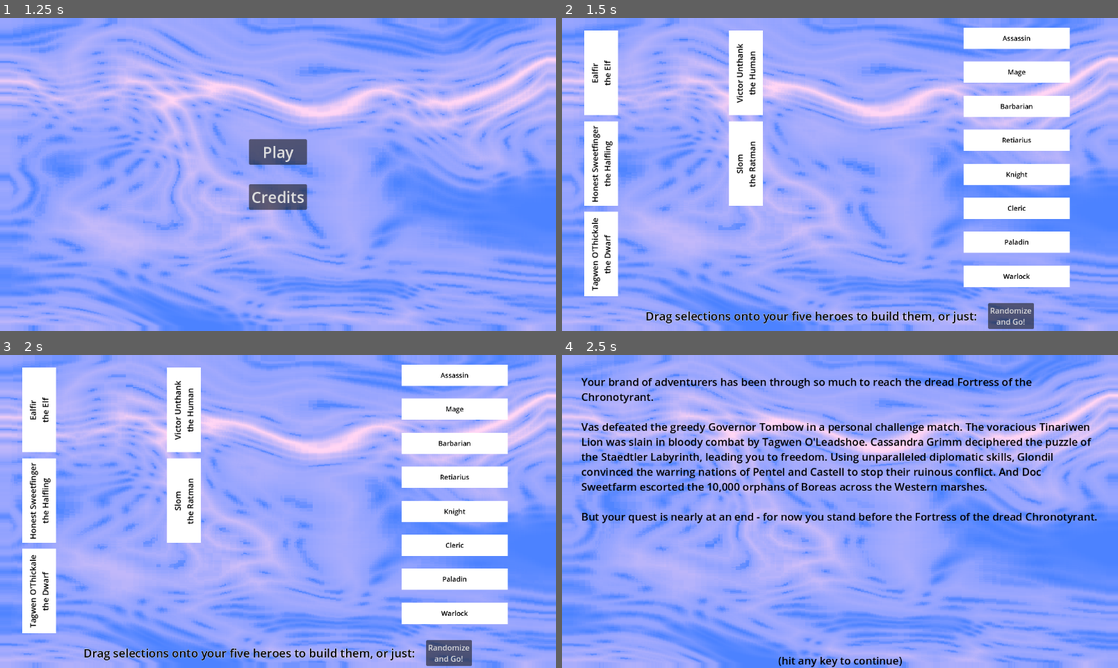
Above: before the commit, frames 1-4 (two rows, left to right).
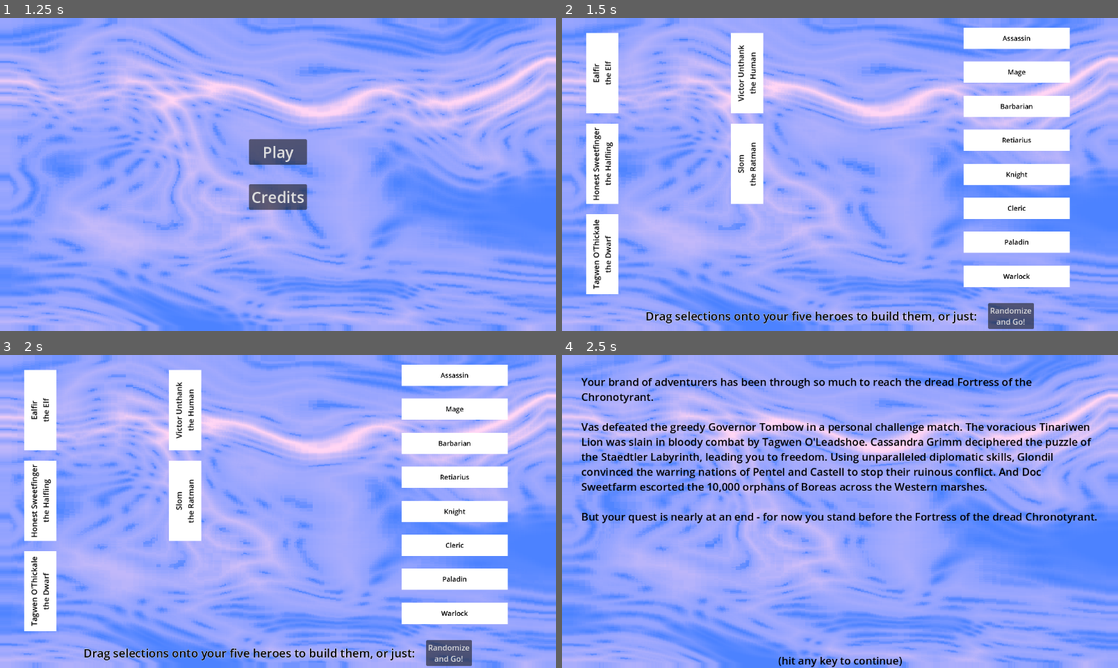
Above: after the commit, the same moments.

Repository: Habidakus/wild-jam-78-erase
Game: Godot game, scene res://Scenes/main.tscn
Two runs of this game, one before a commit and one after it. Both use one fixed random seed, a clock stepped at 60 frames per second and the inputs below. The engine's default icon, where the game draws it, is replaced by a stand-in: a white triangle on a blue panel in a dark square.
Inputs (mouse positions are in pixels of both pictures, inside the frame that each line leads up to):
- Up to frame 1 (1.25 s): tap Enter at 0.5 s; move the mouse to (400, 158) at 0.52 s; click (400, 158) at 0.67 s
- Up to frame 2 (1.5 s): click "Play" at 1.25 s
- Up to frame 3 (2 s): no input
- Up to frame 4 (2.5 s): click "Randomize and Go!" at 2 s

Frame 1 is identical in both runs. In frame 2, 2.3% of the frame differs, in the area x 4-37%, y 4-89%; in frame 3, 2.3%; in frame 4, nothing differs.

Commit message:
Added better summary tooltips to the party creation screen

Diff:
--- a/Scenes/hero_assembly_container.tscn
+++ b/Scenes/hero_assembly_container.tscn
@@ -81,3 +81,10 @@
 anchor_bottom = 1.0
 grow_horizontal = 2
 grow_vertical = 2
+
+[connection signal="mouse_entered" from="Species/ColorRect" to="." method="_on_species_hover_start"]
+[connection signal="mouse_exited" from="Species/ColorRect" to="." method="_on_species_hover_stop"]
+[connection signal="mouse_entered" from="Class/ColorRect" to="." method="_on_class_hover_start"]
+[connection signal="mouse_exited" from="Class/ColorRect" to="." method="_on_class_hover_stop"]
+[connection signal="mouse_entered" from="Equipment/ColorRect" to="." method="_on_equipment_hover_start"]
+[connection signal="mouse_exited" from="Equipment/ColorRect" to="." method="_on_color_equipment_hover_stop"]
--- a/Scenes/main.tscn
+++ b/Scenes/main.tscn
@@ -465,7 +465,6 @@
 horizontal_alignment = 1
 
 [node name="Game" type="Control" parent="OverStateMachine"]
-visible = false
 layout_mode = 3
 anchors_preset = 15
 anchor_right = 1.0
@@ -1034,7 +1033,6 @@
 script = ExtResource("4_jdfnt")
 
 [node name="Tooltip" type="Control" parent="OverStateMachine/Game"]
-visible = false
 top_level = true
 layout_mode = 1
 anchors_preset = 7
@@ -1081,6 +1079,53 @@
 layout_mode = 2
 fit_content = true
 
+[node name="Summary" type="Control" parent="OverStateMachine/Game"]
+top_level = true
+layout_mode = 1
+anchors_preset = 7
+anchor_left = 0.5
+anchor_top = 1.0
+anchor_right = 0.5
+anchor_bottom = 1.0
+offset_left = -226.0
+offset_top = -261.0
+offset_right = 224.0
+offset_bottom = -46.0
+grow_horizontal = 2
+grow_vertical = 0
+
+[node name="NinePatchRect" type="NinePatchRect" parent="OverStateMachine/Game/Summary"]
+layout_mode = 1
+anchors_preset = 15
+anchor_right = 1.0
+anchor_bottom = 1.0
+grow_horizontal = 2
+grow_vertical = 2
+texture = ExtResource("17_llpd5")
+region_rect = Rect2(0, 0, 64, 64)
+patch_margin_left = 24
+patch_margin_top = 24
+patch_margin_right = 24
+patch_margin_bottom = 24
+axis_stretch_horizontal = 1
+axis_stretch_vertical = 1
+
+[node name="MarginContainer" type="MarginContainer" parent="OverStateMachine/Game/Summary"]
+layout_mode = 1
+anchors_preset = 15
+anchor_right = 1.0
+anchor_bottom = 1.0
+grow_horizontal = 2
+grow_vertical = 2
+theme_override_constants/margin_left = 20
+theme_override_constants/margin_top = 20
+theme_override_constants/margin_right = 20
+theme_override_constants/margin_bottom = 20
+
+[node name="TooltipTextArea" type="RichTextLabel" parent="OverStateMachine/Game/Summary/MarginContainer"]
+layout_mode = 2
+fit_content = true
+
 [connection signal="button_up" from="OverStateMachine/Menu/VBoxContainer/PlayButton" to="OverStateMachine/Menu" method="_on_button_button_up"]
 [connection signal="button_up" from="OverStateMachine/Menu/VBoxContainer/CreditsButton" to="OverStateMachine/Menu" method="_on_credits_button_up"]
 [connection signal="button_up" from="OverStateMachine/Game/GameStateMachine/PreGame/RandomButton" to="OverStateMachine/Game/GameStateMachine/PreGame" method="_on_random_button_button_up"]
--- a/Scenes/unit_mod_container.tscn
+++ b/Scenes/unit_mod_container.tscn
@@ -42,3 +42,5 @@
 mouse_filter = 2
 
 [connection signal="gui_input" from="." to="." method="_on_gui_input"]
+[connection signal="mouse_entered" from="." to="." method="_on_hover_on_event"]
+[connection signal="mouse_exited" from="." to="." method="_on_hover_off_event"]
--- a/Scripts/attack_stats.gd
+++ b/Scripts/attack_stats.gd
@@ -128,6 +128,73 @@
 			return UnitStats.select_two_lowest_amount(targets, func(a : UnitStats) : return a.armor if a.armor > 0 else 0 - a.current_health)
 	return []
 
+func get_targetting_summary() -> String:
+	var side_string_solo : String = "ally" if acts_on_allies else "foe"
+	var side_string_plural : String = "allies" if acts_on_allies else "foes"
+	match attack_target:
+		AttackTarget.SELF:
+			return "ourself"
+		AttackTarget.FRONT_MOST:
+			return "next " + side_string_solo + " to act"
+		AttackTarget.FIRST_TWO:
+			return "next " + side_string_plural + " to act"
+		AttackTarget.REAR_MOST:
+			return "slowest " + side_string_solo
+		AttackTarget.TWO_REAR_MOST:
+			return "slowest " + side_string_plural
+		AttackTarget.ANY:
+			return "any " + side_string_solo
+		AttackTarget.MOST_VULNERABLE:
+			return "most vulnerable " + side_string_solo
+		AttackTarget.CLOSEST_TO_DEATH:
+			return side_string_solo + " closest to death"
+		AttackTarget.ANY_WOUNDED:
+			return "any wounded " + side_string_solo
+		AttackTarget.FARTHEST_FROM_DEATH:
+			return "least wounded " + side_string_solo
+		AttackTarget.TWO_FARTHEST_FROM_DEATH:
+			return "least wounded " + side_string_plural
+		AttackTarget.TWO_LEAST_ARMORED:
+			return "least armored " + side_string_plural
+	assert(false)
+	return "???"
+
+func get_summary() -> String:
+	var hp_dmg : float = round(10.0 * damage * (1.0 - stun)) / 10.0
+	var ret_val : String = attack_name + ": "
+	if acts_on_allies:
+		if is_command:
+			ret_val += "Commands " + get_targetting_summary() + " to act immediately after us"
+		elif blocks:
+			ret_val += "Intercepts damage on " + get_targetting_summary()
+		else:
+			ret_val += str(hp_dmg) + " health heal on " + get_targetting_summary()
+	else:
+		if stun > 0:
+			var stn_dmg = round(10.0 * damage * stun) / 10.0
+			ret_val += str(stn_dmg) + " stun with " + str(hp_dmg) + " damage"
+		else:
+			ret_val += str(hp_dmg) + " damage"
+		ret_val += " vs " + get_targetting_summary()
+	if speed_multiple < 1:
+		ret_val += ", " + str(round(100 * (1 - speed_multiple))) + "% faster than other actions"
+	elif speed_multiple > 1:
+		ret_val += ", " + str(round(100 * (speed_multiple - 1))) + "% slower than other actions"
+	if cooldown:
+		ret_val += ", can't be used twice in a row"
+	elif single_use:
+		ret_val += ", only once per combat"
+	if bleed_ticks > 0:
+		ret_val += ", foe will bleed " + str(bleed_ticks * 10) + "% on good hit"
+	if armor_piercing:
+		ret_val += ", ignores enemy armor"
+	if divine_wrath:
+		ret_val += ", does massive damage only to undead and Chronotyrants"
+	if tiring > 1:
+		ret_val += ", will be slower each time used in a combat"
+
+	return ret_val
+
 func generate_tooltip(target : UnitStats) -> String:
 	var dmg : float = target.calculate_damage_from_attack(self)
 	var ret_val : String = str(round(dmg * 10.0)/10.0)
--- a/Scripts/game.gd
+++ b/Scripts/game.gd
@@ -7,6 +7,8 @@
 var combat_state_machine_state : SMSCombat
 var path_state_machine_state : SMSPath
 var game_state : EGameState = null
+var tooltip_widget : Control
+var summary_widget : Control
 
 const calculation_depth : int = 7 # This is how many look aheads the min-max engine computes
 const path_depth : int = 8 # 6 This is how many encounters before the chronotyrant
@@ -23,6 +25,10 @@
 # Called when the node enters the scene tree for the first time.
 func _ready() -> void:
 	rnd.seed = int(Time.get_unix_time_from_system())
+	tooltip_widget = find_child("Tooltip") as Control
+	tooltip_widget.hide()
+	summary_widget = find_child("Summary") as Control
+	summary_widget.hide()
 	combat_state_machine_state = find_child("Combat") as SMSCombat
 	combat_state_machine_state.init(self)
 	path_state_machine_state = find_child("PathSelection") as SMSPath
@@ -312,7 +318,6 @@
 	battle_space_figures.clear()
 
 func show_unit_skills_in_tooltip(unit_stats : UnitStats, hovering : bool) -> void:
-	var tooltip_widget : Control = find_child("Tooltip") as Control
 	if hovering:
 		if unit_stats != null:
 			tooltip_widget.show()
@@ -321,7 +326,6 @@
 		tooltip_widget.hide()
 
 func show_unit_tooltip(unit_id : int, hovering : bool) -> void:
-	var tooltip_widget : Control = find_child("Tooltip") as Control
 	if hovering:
 		var unit_stats : UnitStats = game_state.get_unit_by_id(unit_id)
 		if unit_stats != null:
@@ -329,6 +333,13 @@
 			tooltip_widget.find_child("TooltipTextArea").text = unit_stats.create_tooltip()
 	else:
 		tooltip_widget.hide()
+
+func toggle_mod_summary_tooltip(mod : UnitMod, hovering : bool) -> void:
+	if hovering:
+		summary_widget.show()
+		summary_widget.find_child("TooltipTextArea").text = mod.get_summary()
+	else:
+		summary_widget.hide()
 
 func update_battle_space() -> void:
 	var display_order : Array
--- a/Scripts/gamestate_pregame.gd
+++ b/Scripts/gamestate_pregame.gd
@@ -55,12 +55,13 @@
 				var x : int = i % 2
 				var y : int = (i - x) >> 1
 				var hero_container = hero_container_scene.instantiate()
+				hero_container.init(Callable(self, "hero_event"))
 				hero_containers.append(hero_container)
 				hero_container.global_position = global_corner_min;
 				hero_container.global_position.x += 100 + (x * 300)
 				hero_container.global_position.y += (y + 0.5) * (global_corner_max.y - global_corner_min.y) / 3
 				#heroes_column.add_child(hero_container)
-				hero_container.scale = Vector2(0.42, 0.42) * 5.0 / 3.0
+				hero_container.scale = Vector2(0.4, 0.4) * 5.0 / 3.0
 				add_child(hero_container)
 
 			assert(species.size() >= 5)
@@ -116,6 +117,16 @@
 var umc_mouse_offset : Vector2
 var current_closest_hero_assembly : HeroAssemblyContainer = null
 
+# TODO: Replace event with an enum, not a magic number int
+func hero_event(unit_mod : UnitMod, event : int) -> void:
+	if event == 3: # Start hover
+		game.toggle_mod_summary_tooltip(unit_mod, true)
+	elif event == 4: # End hover
+		game.toggle_mod_summary_tooltip(unit_mod, false)
+	else:
+		assert(false)
+
+# TODO: Replace event with an enum, not a magic number int
 func mod_event(unit_mod_container : UnitModContainer, event : int) -> void:
 	if event == 0: # click on
 		umc_mouse_offset = get_global_mouse_position() - unit_mod_container.global_position
@@ -137,6 +148,11 @@
 		current_closest_hero_assembly = closest_hero
 		if current_closest_hero_assembly != null:
 			current_closest_hero_assembly.start_glowing()
+	elif event == 3: # Start hover
+		game.toggle_mod_summary_tooltip(unit_mod_container.mod, true)
+	elif event == 4: # End hover
+		game.toggle_mod_summary_tooltip(unit_mod_container.mod, false)
+
 
 func enter_state() -> void:
 	super.enter_state()
--- a/Scripts/hero_assembly_container.gd
+++ b/Scripts/hero_assembly_container.gd
@@ -7,6 +7,10 @@
 var species_label : Label
 var occupation_label : Label
 var equipment_label : Label
+var callback : Callable
+
+func init(_callback : Callable) -> void:
+	callback = _callback
 
 func assign_hero_name(hero_name : String) -> void:
 	unit_name = hero_name
@@ -60,3 +64,21 @@
 	occupation_label.hide()
 	equipment_label = find_child("Equipment") as Label
 	equipment_label.hide()
+
+func _on_equipment_hover_start() -> void:
+	callback.bind(equip, 3).call()
+
+func _on_equipment_hover_stop() -> void:
+	callback.bind(equip, 4).call()
+
+func _on_class_hover_start() -> void:
+	callback.bind(occupation, 3).call()
+
+func _on_class_hover_stop() -> void:
+	callback.bind(occupation, 4).call()
+
+func _on_species_hover_start() -> void:
+	callback.bind(species, 3).call()
+
+func _on_species_hover_stop() -> void:
+	callback.bind(species, 4).call()
--- a/Scripts/unit_mod.gd
+++ b/Scripts/unit_mod.gd
@@ -17,13 +17,18 @@
 func get_mod_name() -> String:
 	return elo_name
 
-func get_description(rnd : RandomNumberGenerator) -> String:
-	var name : String
-	if will_name():
-		name = generate_name(rnd) + " the " + elo_name
+func get_summary() -> String:
+	var stat_summary : String = get_stat_summary()
+	var attack_summary : String = get_attack_summary()
+	if stat_summary.is_empty():
+		return attack_summary
+	elif attack_summary.is_empty():
+		return stat_summary
 	else:
-		name = elo_name
-	var data : String
+		return stat_summary + "\n" + attack_summary
+
+func get_stat_summary() -> String:
+	var data : String = ""
 	if extra_health > 0:
 		data = "+" + str(extra_health) + " health"
 	elif extra_health < 0:
@@ -40,16 +45,36 @@
 			data += "-" + str(extra_slowness) + " speed"
 		else:
 			data += "+" + str(0 - extra_slowness) + " speed"
-	if !attacks.is_empty():
-		var attack_string : String = ""
-		for attack : AttackStats in attacks:
-			if !attack_string.is_empty():
-				attack_string += ", "
-			attack_string += attack.attack_name
-		if !data.is_empty():
-			data += "\nAttacks: " + attack_string
-		else:
-			data = attack_string
+	return data
+
+func get_attack_summary() -> String:
+	var attack_string : String = ""
+	for attack : AttackStats in attacks:
+		if !attack_string.is_empty():
+			attack_string += "\n"
+		attack_string += attack.get_summary()
+	return attack_string
+
+func get_attack_tooltip() -> String:
+	var attack_string : String = ""
+	for attack : AttackStats in attacks:
+		if !attack_string.is_empty():
+			attack_string += ", "
+		attack_string += attack.attack_name
+	return attack_string
+
+func get_description(rnd : RandomNumberGenerator) -> String:
+	var name : String
+	if will_name():
+		name = generate_name(rnd) + " the " + elo_name
+	else:
+		name = elo_name
+	var data : String = get_stat_summary()
+	var attack_string : String = get_attack_tooltip()
+	if !data.is_empty():
+		data += "\nAttacks: " + attack_string
+	else:
+		data = attack_string
 	return name if data.is_empty() || data == name else name + ":\n" + data
 
 func set_skill_class(_class : SkillStats.SkillClass) -> UnitMod:
--- a/Scripts/unit_mod_container.gd
+++ b/Scripts/unit_mod_container.gd
@@ -27,6 +27,12 @@
 func get_dist_from_home() -> float:
 	return home.distance_to(global_position)
 
+func _on_hover_on_event() -> void:
+	callback.bind(self, 3).call()
+
+func _on_hover_off_event() -> void:
+	callback.bind(self, 4).call()
+
 func _on_gui_input(event: InputEvent) -> void:
 	if event is InputEventMouseButton:
 		if tween != null:
